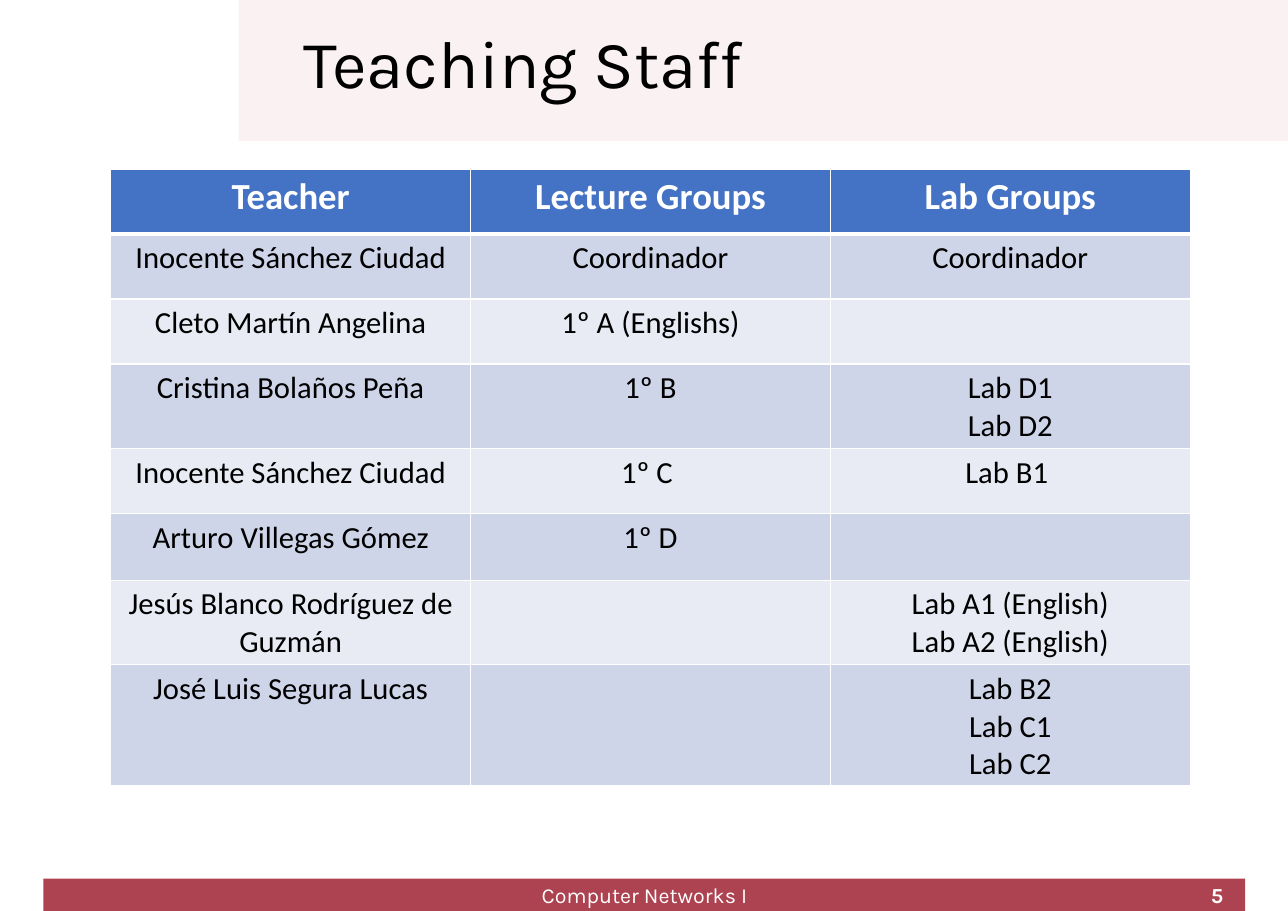
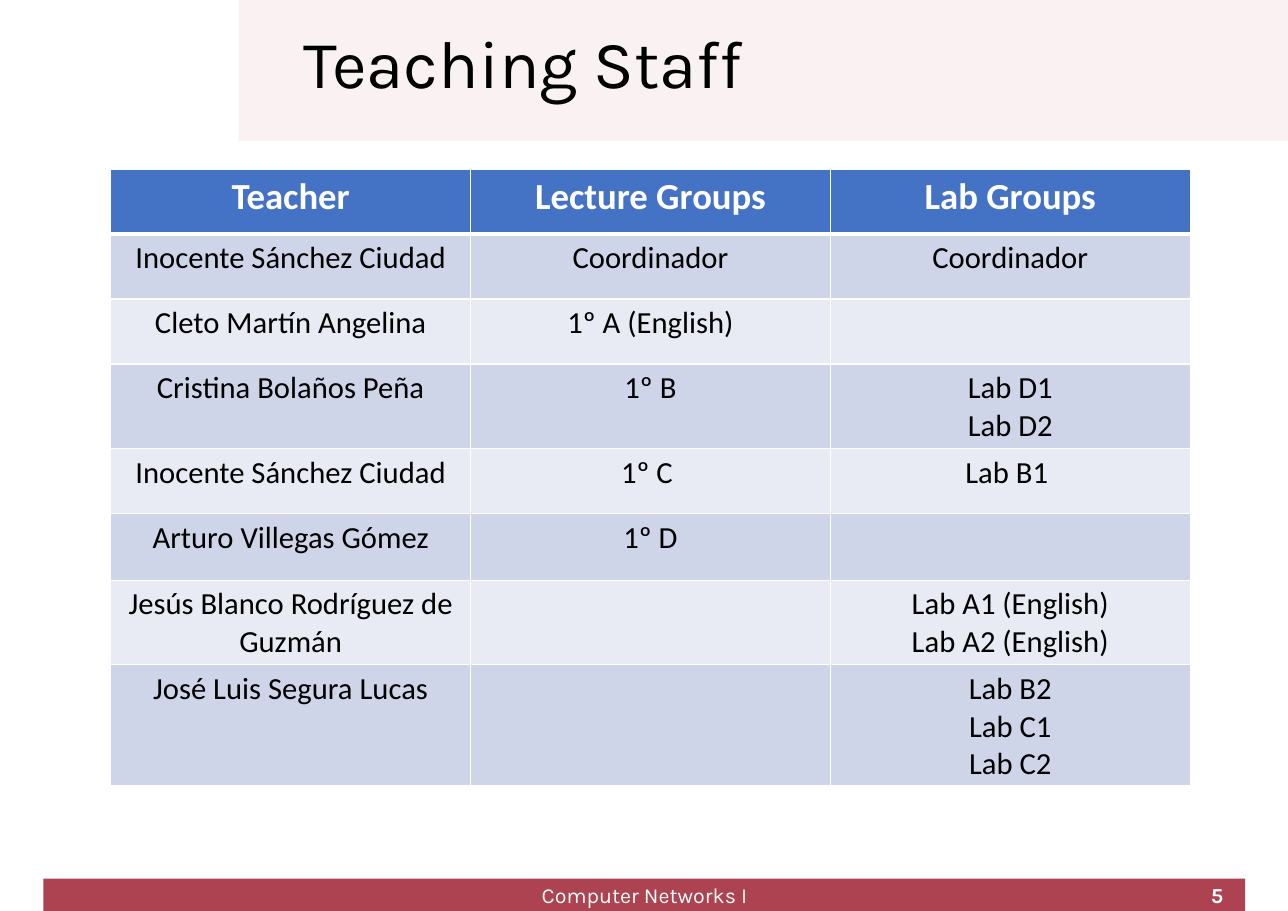
Before and after one commit to cletomartin/redes1, a slide deck: slide 5 of slides/presentation.odp. Drawn at 1288x911 pixels with LibreOffice and Linux fonts; fonts in the diff are those of the drawing; background and template pictures are left out. Boxes give left, top, right and bottom in pixels: in the first picture for what was removed or moved away, otherwise in the second. Text is boxed around its words. In the diff, an @@ line names an element or a change of style, - is before the commit and + after.

```diff
--- a/slides/presentation.odp
+++ b/slides/presentation.odp
@@ table at bbox=[111, 170, 1192, 787] @@
-row 3, column 2: 1º A (Englishs)
+row 3, column 2: 1º A (English)
```
Also in this commit, not shown: 3 other slides changed, 2 slides added, 1 other file.
